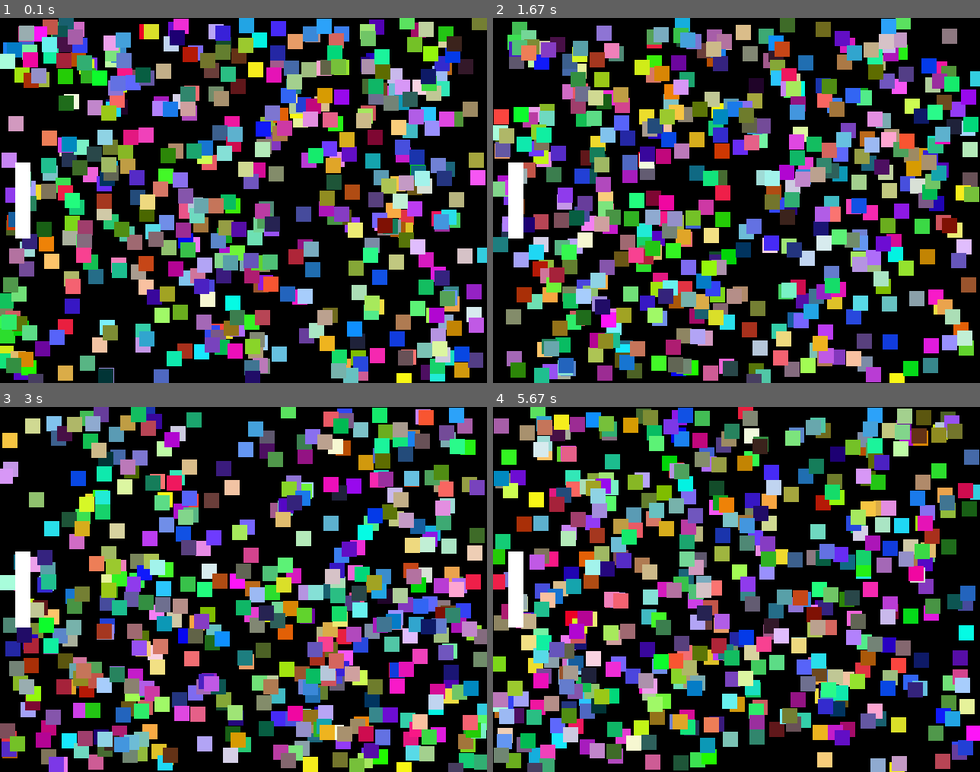
Above: before the commit, frames 1-4 (two rows, left to right).
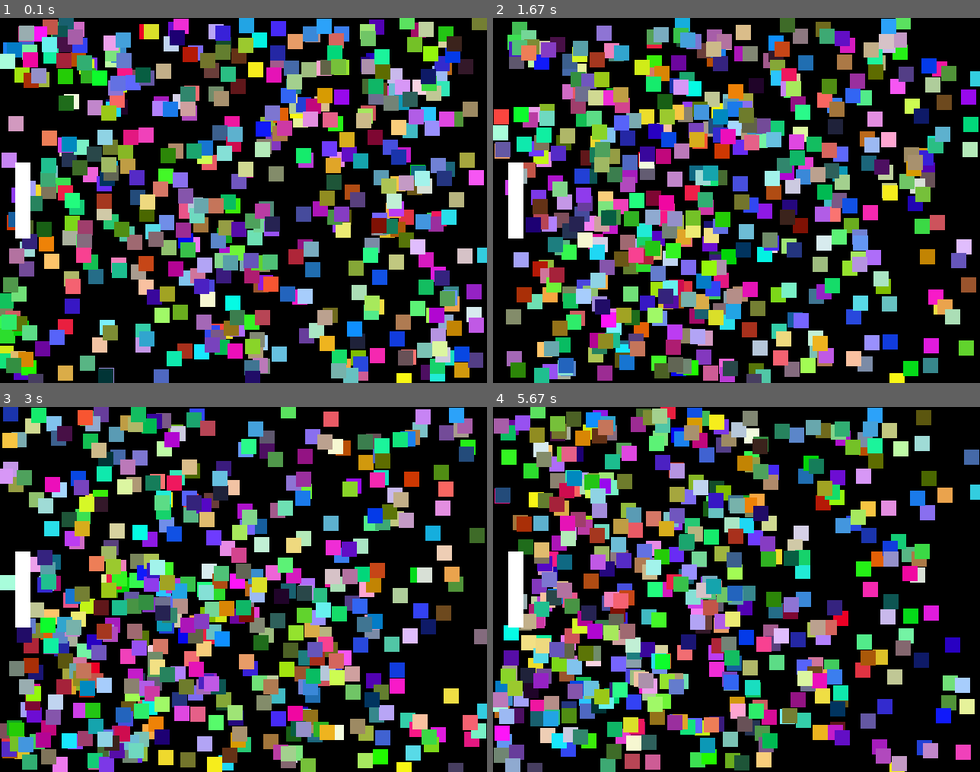
Above: after the commit, the same moments.

Repository: JackFurby/PingAI
Game: pygame game, started from hello.py
The game is run twice, just before and just after one commit, with the same random seed, the same clock (stepped at 60 frames per second) and the same inputs.
Inputs:
- Up to frame 1 (0.1 s): no input
- Up to frame 2 (1.67 s): no input
- Up to frame 3 (3 s): no input
- Up to frame 4 (5.67 s): no input

The runs differ from the first frame. In frame 1, 3.2% of the frame differs, in the area x 1-100%, y 33-61%; in frame 2, 19%; in frame 3, 29%; in frame 4, 38%, in the area x 0-100%, y 0-100%.

Commit message:
merged bat collision code with movement code

Diff:
--- a/hello.py
+++ b/hello.py
@@ -41,11 +41,17 @@
 		pygame.draw.rect(screen, ball["color"], (ball["x"]-ball["r"], ball["y"]-ball["r"], ball["r"]*2, ball["r"]*2), 0)
 		ball["x"] += ball["xvel"]
 		ball["y"] += ball["yvel"]
+
+		# wall collision
 		if (ball["xvel"] > 0 and ball["x"] + ball["r"] > WIDTH) or (ball["xvel"] < 0 and ball["x"] - ball["r"] < 0):
 			ball["xvel"] *= -1
 		if (ball["yvel"] > 0 and ball["y"] + ball["r"] > HEIGHT) or (ball["yvel"] < 0 and ball["y"] - ball["r"] < 0):
 			ball["yvel"] *= -1
 
+		# bat collision
+		if (abs(ball["y"] - bat["y"]) < (bat["height"] + ball["r"])) and ((ball["xvel"] > 0 and ball["x"] > WIDTH/2 and ball["x"] + ball["r"] > bat["x"] - bat["width"]) or (ball["xvel"] < 0 and ball["x"] < WIDTH/2 and ball["x"] - ball["r"] < bat["x"] + bat["width"])):
+			ball["xvel"] *= -1
+
 	pygame.draw.rect(screen, bat["color"], (bat["x"]-bat["width"], bat["y"]-bat["height"], bat["width"]*2, bat["height"]*2), 0)
 
 	pygame.display.update()
--- a/simplepygame.py
+++ b/simplepygame.py
@@ -11,16 +11,6 @@
 white = 255, 255, 255
 
 balls = []
-paddle1 = []
-
-paddle1 = {
-	"y": HEIGHT/2,
-	"x": 30,
-	"width": 10,
-	"height": 50,
-	"color": white,
-	"speed": 3
-}
 
 for _ in range(2):
 	ball = {
@@ -33,6 +23,15 @@
 	}
 	balls.append(ball)
 
+bat = {
+	"x": 30,
+	"y": HEIGHT/2,
+	"width": 10, # actually, half the width and height
+	"height": 50,
+	"color": (0xFF, 0xFF, 0xFF),
+	"speed": 3
+}
+
 while True:
 	for event in pygame.event.get():
 		if event.type == QUIT:
@@ -44,18 +43,24 @@
 		pygame.draw.rect(screen, ball["color"], (ball["x"]-ball["r"], ball["y"]-ball["r"], ball["r"]*2, ball["r"]*2), 0)
 		ball["x"] += ball["xvel"]
 		ball["y"] += ball["yvel"]
+
+		# wall collision
 		if (ball["xvel"] > 0 and ball["x"] + ball["r"] > WIDTH) or (ball["xvel"] < 0 and ball["x"] - ball["r"] < 0):
 			ball["xvel"] *= -1
 		if (ball["yvel"] > 0 and ball["y"] + ball["r"] > HEIGHT) or (ball["yvel"] < 0 and ball["y"] - ball["r"] < 0):
 			ball["yvel"] *= -1
 
-	pygame.draw.rect(screen, paddle1["color"], (paddle1["x"]-paddle1["width"], paddle1["y"]-paddle1["height"], paddle1["width"]*2, paddle1["height"]*2), 0)
+		# bat collision
+		if (abs(ball["y"] - bat["y"]) < (bat["height"] + ball["r"])) and ((ball["xvel"] > 0 and ball["x"] > WIDTH/2 and ball["x"] + ball["r"] > bat["x"] - bat["width"]) or (ball["xvel"] < 0 and ball["x"] < WIDTH/2 and ball["x"] - ball["r"] < bat["x"] + bat["width"])):
+			ball["xvel"] *= -1
 
 	keys = pygame.key.get_pressed()
-	if keys[K_DOWN]:
-		paddle1["y"]+=paddle1["speed"]
-	if keys[K_UP]:
-		paddle1["y"]-=paddle1["speed"]
+	if keys[K_DOWN] and bat["y"] < HEIGHT - bat["height"]:
+		bat["y"] += bat["speed"]
+	if keys[K_UP] and bat["y"] > bat["height"]:
+		bat["y"] -= bat["speed"]
+
+	pygame.draw.rect(screen, bat["color"], (bat["x"]-bat["width"], bat["y"]-bat["height"], bat["width"]*2, bat["height"]*2), 0)
 
 	pygame.display.update()
 	clock.tick(60)
